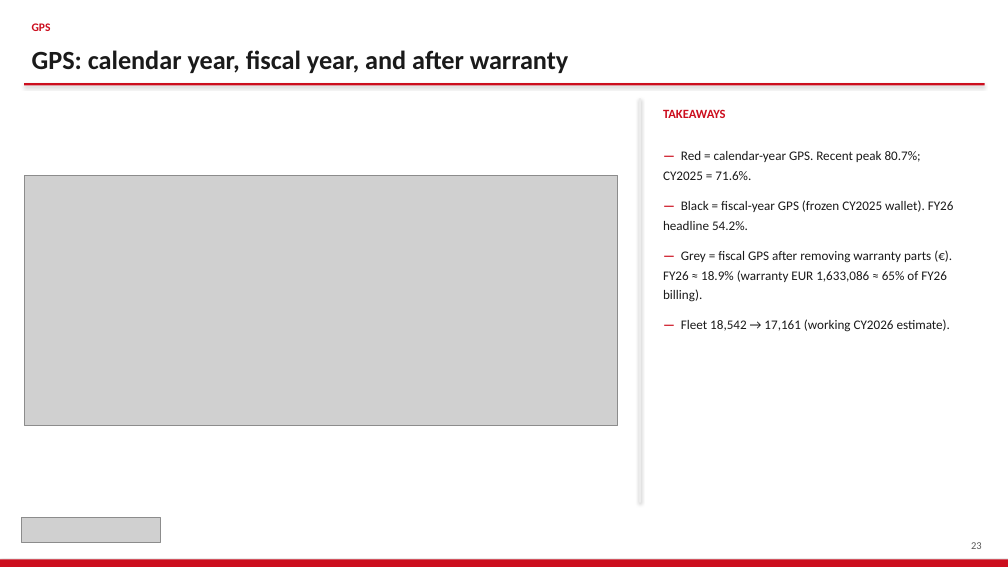
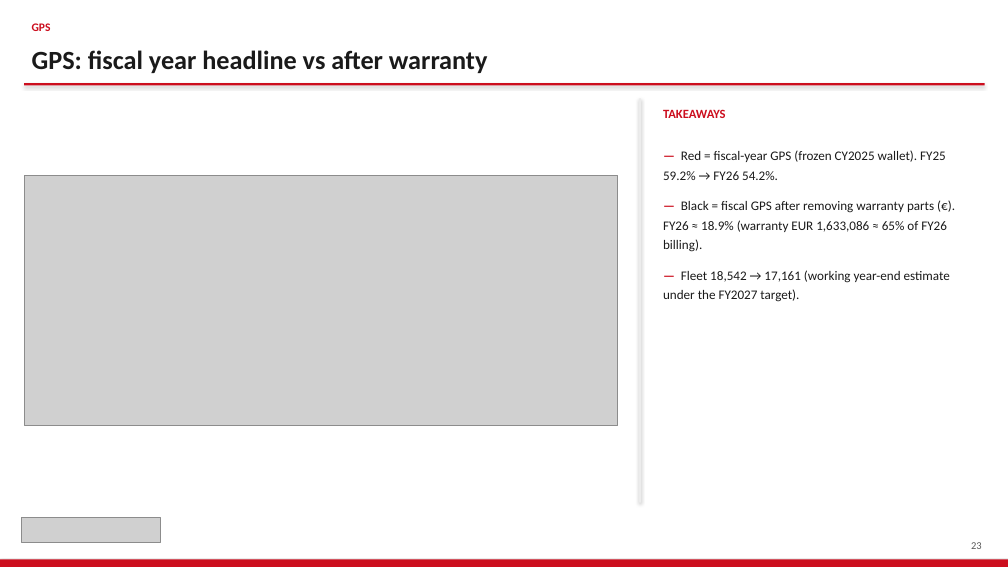
Before and after one commit to jeromio1987/ISZE, a slide deck: slide 23 of 09_meetings/UMI_Sales_Review_2026/ISZE_UMI_Sales_Review_FY2027.pptx. Drawn at 1008x567 pixels with LibreOffice and Linux fonts; fonts in the diff are those of the drawing; grey boxes stand for pictures. Boxes give left, top, right and bottom in pixels: in the first picture for what was removed or moved away, otherwise in the second. Text is boxed around its words. In the diff, an @@ line names an element or a change of style, - is before the commit and + after.

```diff
--- a/09_meetings/UMI_Sales_Review_2026/ISZE_UMI_Sales_Review_FY2027.pptx
+++ b/09_meetings/UMI_Sales_Review_2026/ISZE_UMI_Sales_Review_FY2027.pptx
@@ text at [32, 50, 488, 73]: text changed @@
-GPS: calendar year, fiscal year, and after warranty
+GPS: fiscal year headline vs after warranty
@@ text at [663, 150, 950, 302]: text changed @@
-— Red = calendar-year GPS. Recent peak 80.7%; CY2025 = 71.6%.
-— Black = fiscal-year GPS (frozen CY2025 wallet). FY26 headline 54.2%.
-— Grey = fiscal GPS after removing warranty parts (€). FY26 ≈ 18.9% (warranty EUR 1,633,086 ≈ 65% of FY26 billing).
-— Fleet 18,542 → 17,161 (working CY2026 estimate).
+— Red = fiscal-year GPS (frozen CY2025 wallet). FY25 59.2% → FY26 54.2%.
+— Black = fiscal GPS after removing warranty parts (€). FY26 ≈ 18.9% (warranty EUR 1,633,086 ≈ 65% of FY26 billing).
+— Fleet 18,542 → 17,161 (working year-end estimate under the FY2027 target).
```
Also in this commit, not shown: 4 other slides changed, 9 other files.
